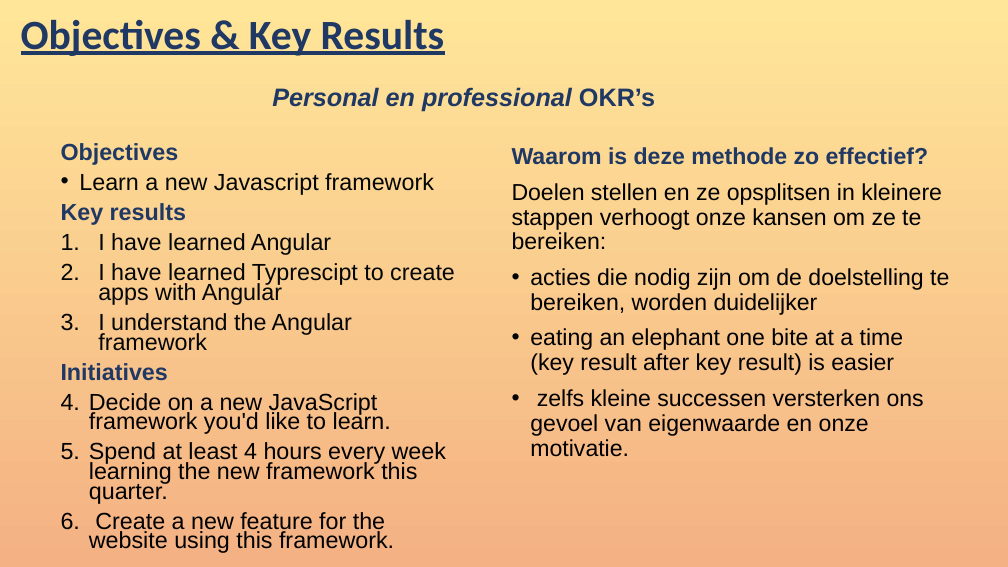
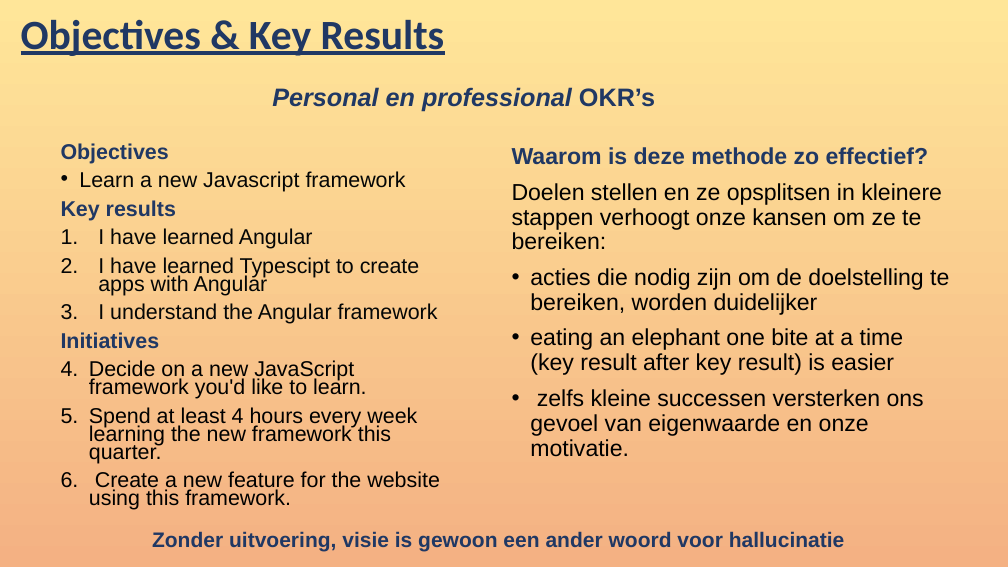
Before and after one commit to tristangraaff/TG-Tester-Track, a slide deck: slide 5 of soft_skills/Studeren_presentatie.pptx (slide 4 before the commit). Drawn at 1008x567 pixels with LibreOffice and Linux fonts; fonts in the diff are those of the drawing. Boxes give left, top, right and bottom in pixels: in the first picture for what was removed or moved away, otherwise in the second. Text is boxed around its words. In the diff, an @@ line names an element or a change of style, - is before the commit and + after.

```diff
--- a/soft_skills/Studeren_presentatie.pptx
+++ b/soft_skills/Studeren_presentatie.pptx
@@ text at bbox=[61, 143, 440, 510]: size 22.2 to 20.4 pt in "Objectives", "Learn a new Javascript framework", "Key results", "I have learned Angular" and 5 more places @@
@@ text at bbox=[98, 257, 420, 296]: text changed; size 22.2 to 20.4 pt @@
-2. I have learned Typrescipt to create apps with Angular
+2. I have learned Typescipt to create apps with Angular
@@ text added at bbox=[152, 531, 845, 552], 20 pt, text #203864, bold @@
+Zonder uitvoering, visie is gewoon een ander woord voor hallucinatie
```
Also in this commit, not shown: 2 other slides changed, 11 other files.
